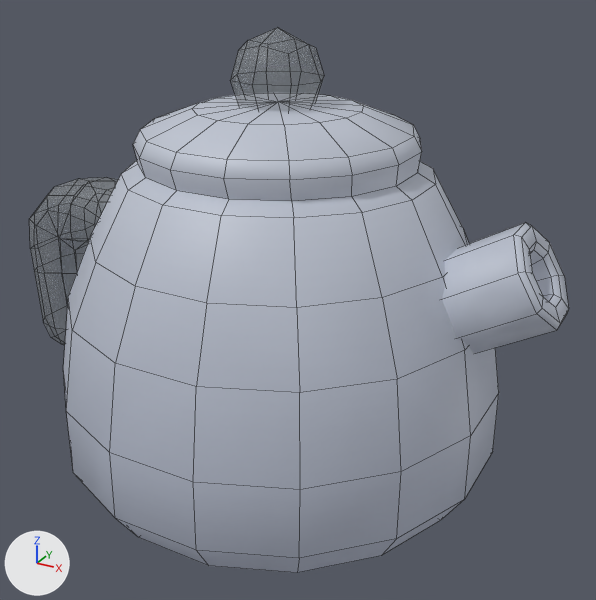
Two versions of the FBX model Assets/Models/TinyTreats Kitchen/kettle.fbx, one commit apart.
Camera for both pictures: a 50 mm lens placed at (0.527, -0.907, 0.695), pointed at (0.028, 0.002, 0.24). The lights are fixed; the arrows at lower left show +X, +Y and +Z. Mesh edges are drawn as thin lines. Objects named as collision shapes, trigger or cutter boxes, shadow casters or lower levels of detail are left out. Where no turn or scale is listed for an object, it has been applied to the vertices.

Names of what the first picture shows: 'kettle'.
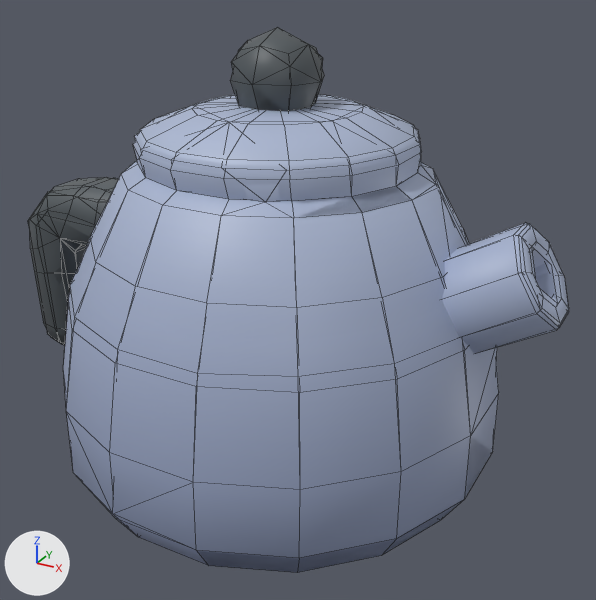
Pixel boxes (x1, y1, x2, y2) of what changed, in the pictures (596 x 600 px):
'kettle', surface changed (grey to blue)
    both: (30, 27, 569, 573)
'kettle_LOD1', added (blue)
    after: (28, 44, 569, 573)

Diff of the bpy script that builds the scene:
```diff
--- a/Assets/Models/TinyTreats Kitchen/kettle.fbx.py
+++ b/Assets/Models/TinyTreats Kitchen/kettle.fbx.py
@@ img_tiny_treats_texture_1_png @@
-img_tiny_treats_texture_1_png = load_image('tiny_treats_texture_1.png', 'tiny_treats_texture_1.png', 1024, 1024, 'Non-Color')
+img_tiny_treats_texture_1_png = load_image('tiny_treats_texture_1.png', 'tiny_treats_texture_1.png', 1024, 1024, 'sRGB')
@@ mat_tiny_treats_1 @@
 n0 = _N.new('ShaderNodeBsdfPrincipled'); n0.name = 'Principled BSDF'
 n2 = _N.new('ShaderNodeTexImage'); n2.name = 'Image Texture'
 n2.image = img_tiny_treats_texture_1_png
-n3 = _N.new('ShaderNodeTexImage'); n3.name = 'Image Texture.001'
-n3.image = img_tiny_treats_texture_1_png
 _L.new(n2.outputs[0], n0.inputs[0])  # 'Color' to 'Base Color'
-_L.new(n3.outputs[0], n0.inputs[4])  # 'Color' to 'Alpha'
 _L.new(n0.outputs[0], n1.inputs[0])  # 'BSDF' to 'Surface'
+_L.new(n2.outputs[1], n0.inputs[4])  # 'Alpha' to 'Alpha'
@@ me_kettle_001 @@
+me_kettle_001.from_pydata(...)  # 192 vertices, 220 faces; spans x -0.434..0.379, y -0.304..0.303, z 0.0..0.595
+me_kettle_001.materials.append(mat_tiny_treats_1)  # picture img_tiny_treats_texture_1_png
@@ ob_kettle_lod1 @@
+ob_kettle_lod1 = bpy.data.objects.new('kettle_LOD1', me_kettle_001)
+ob_kettle_lod1.location = (0.0, 0.0, 0.0)
```
